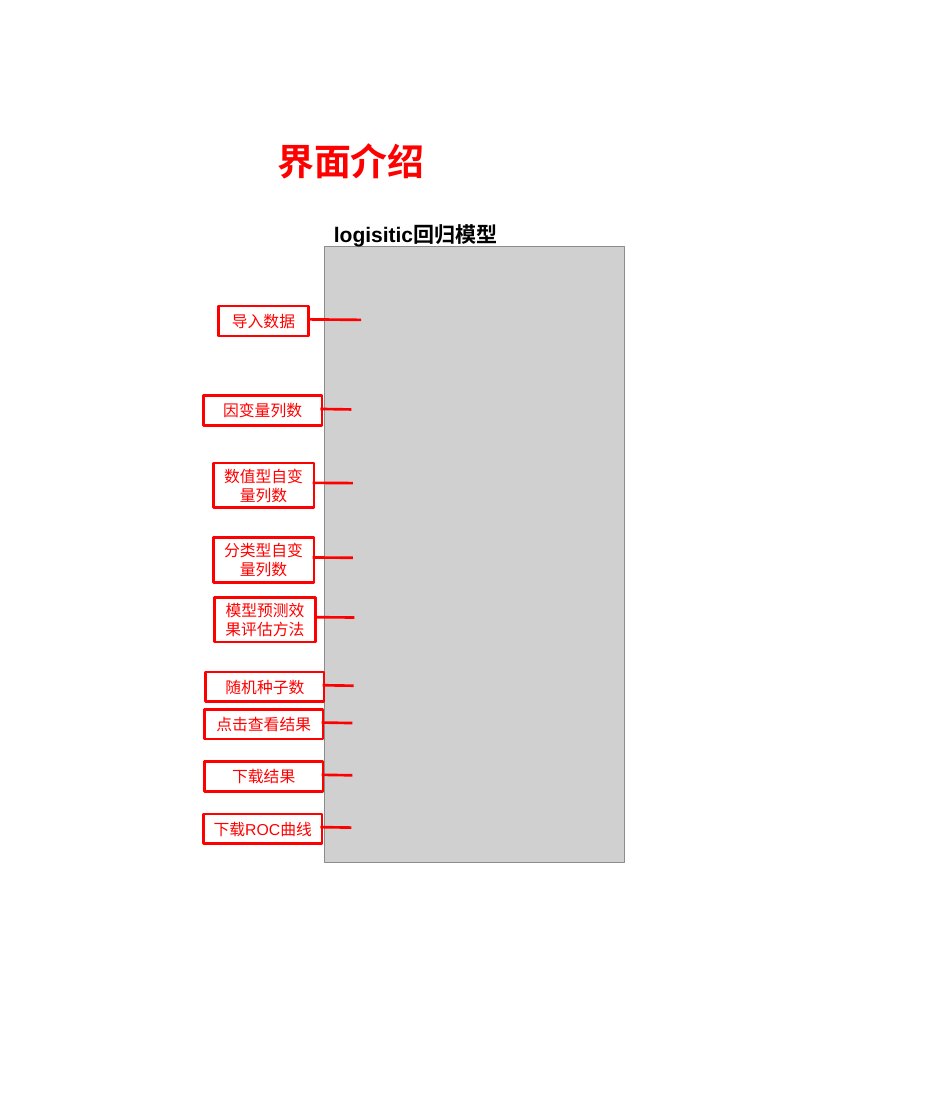
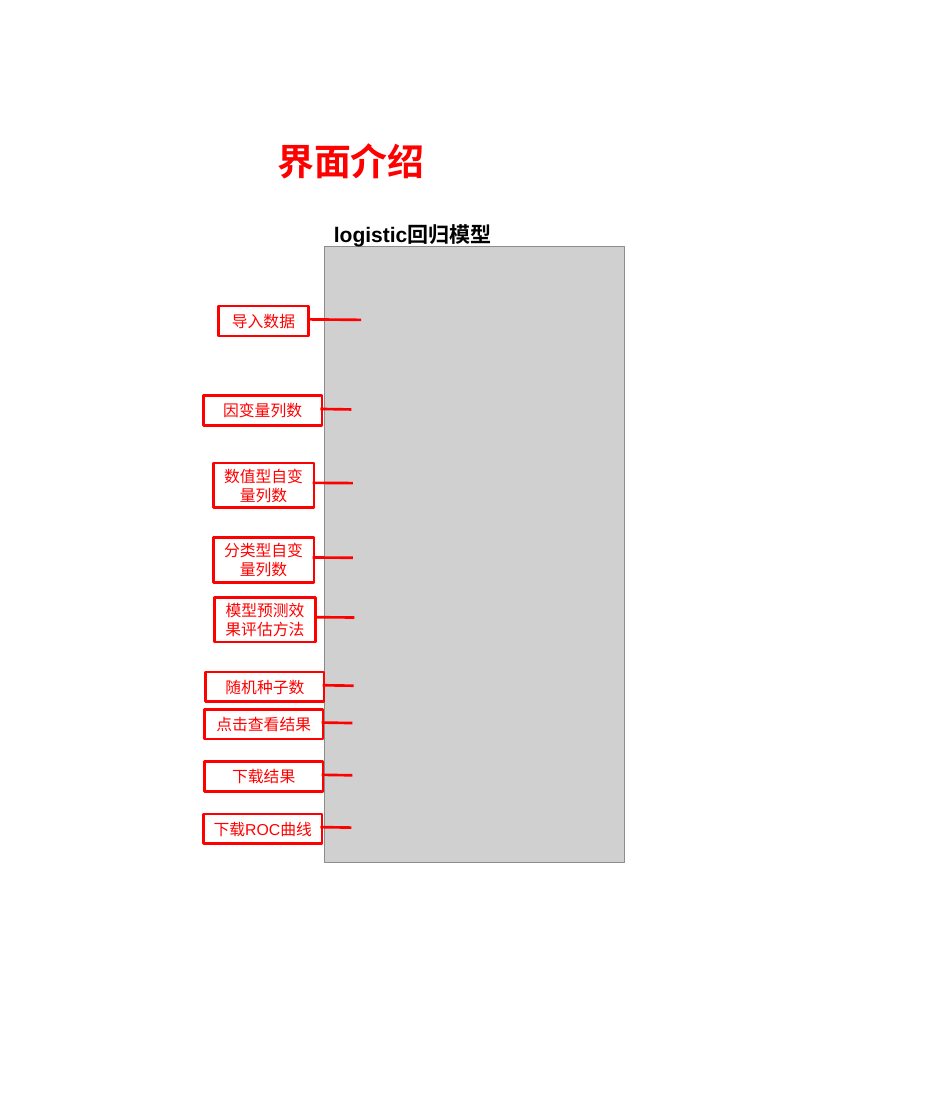
Before and after one commit to YanqiangLu1/luyanqiang3, a slide deck: slide 1 of image/Logistic/界面.pptx. Drawn at 948x1120 pixels with LibreOffice and Linux fonts; fonts in the diff are those of the drawing; grey boxes stand for pictures. Boxes give left, top, right and bottom in pixels: in the first picture for what was removed or moved away, otherwise in the second. Text is boxed around its words. In the diff, an @@ line names an element or a change of style, - is before the commit and + after.

```diff
--- a/image/Logistic/界面.pptx
+++ b/image/Logistic/界面.pptx
@@ text at [334,225,492,246]: text changed @@
-logisitic回归模型
+logistic回归模型
```
Also in this commit, not shown: 2 other files.
